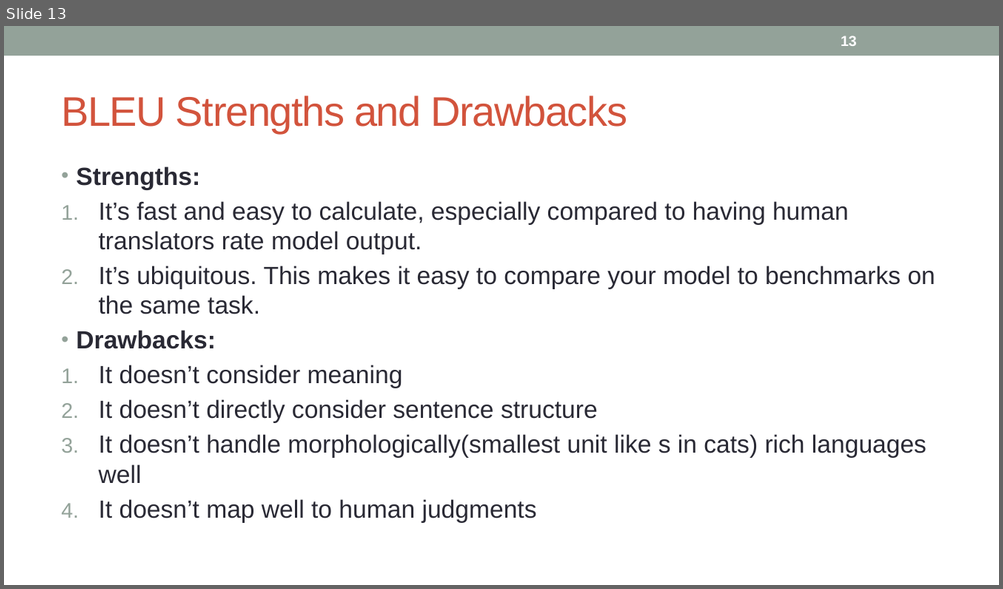
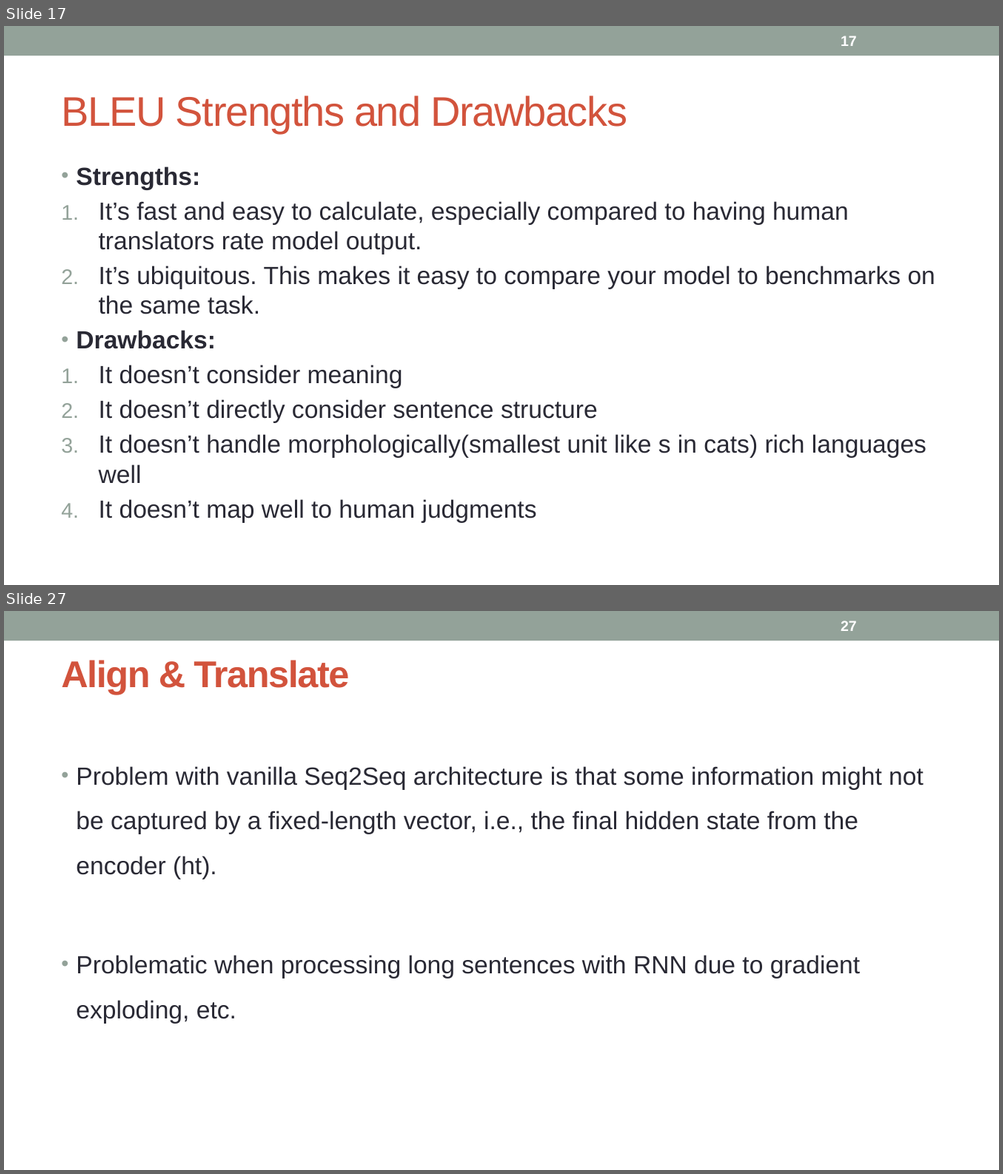
Before and after one commit to nidhiaro/PythonAssignment, a slide deck: 28. Translation.pptx. Shown one above the other, each under a label of ours: slide 13 before the commit, slides 17 and 27 after it; the slides between them are not shown. The pictures are 1003x589 and 1003x1174 pixels, drawn with LibreOffice and Linux fonts; fonts in the diff are those of the drawing. Boxes give left, top, right and bottom in pixels: in the first picture for what was removed or moved away, otherwise in the second. Text is boxed around its words. In the diff, an @@ line names an element or a change of style, - is before the commit and + after.

```diff
--- a/28. Translation.pptx
+++ b/28. Translation.pptx
@@ slide 27 added at box(4, 611, 999, 1170), background #FFFFFF; not listed: 1 template element that a slide beside it also shows @@
@@ page number added at box(840, 621, 856, 631), 14 pt, text #FFFFFF, bold @@
+27
@@ title added at box(61, 660, 349, 695), 36 pt, text #D2533C, bold @@
+Align & Translate
@@ text added at box(76, 766, 923, 1024), 24 pt, text #292934 @@
+• Problem with vanilla Seq2Seq architecture is that some information might not be captured by a fixed-length vector, i.e., the final hidden state from the encoder (ht).
+• Problematic when processing long sentences with RNN due to gradient exploding, etc.
@@ what was slide 13 is now slide 17 @@
@@ page number at box(840, 36, 856, 46): text changed @@
-13
+17
```
Also in this commit, not shown: 1 slide changed, 16 other slides added.
